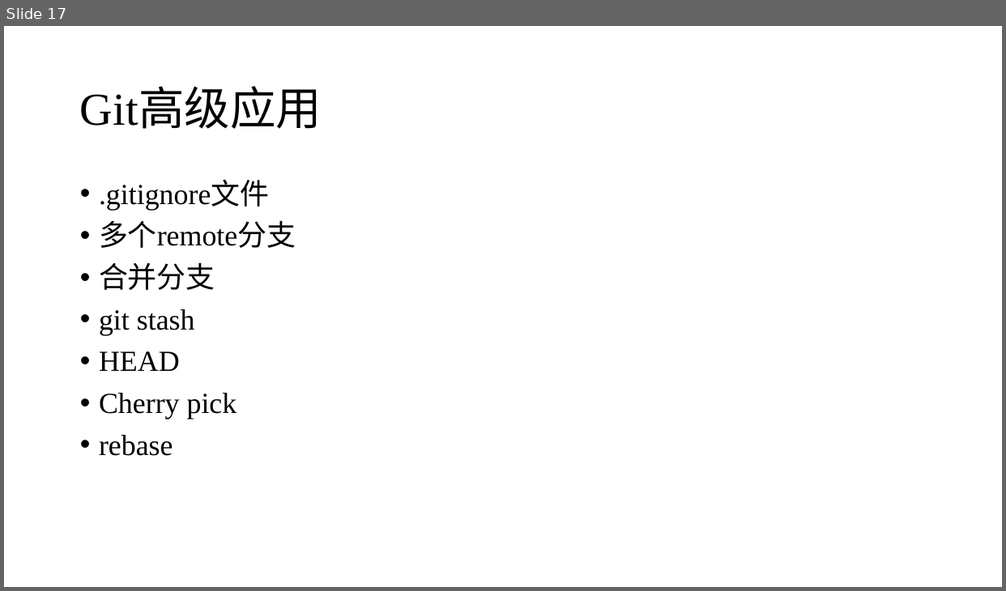
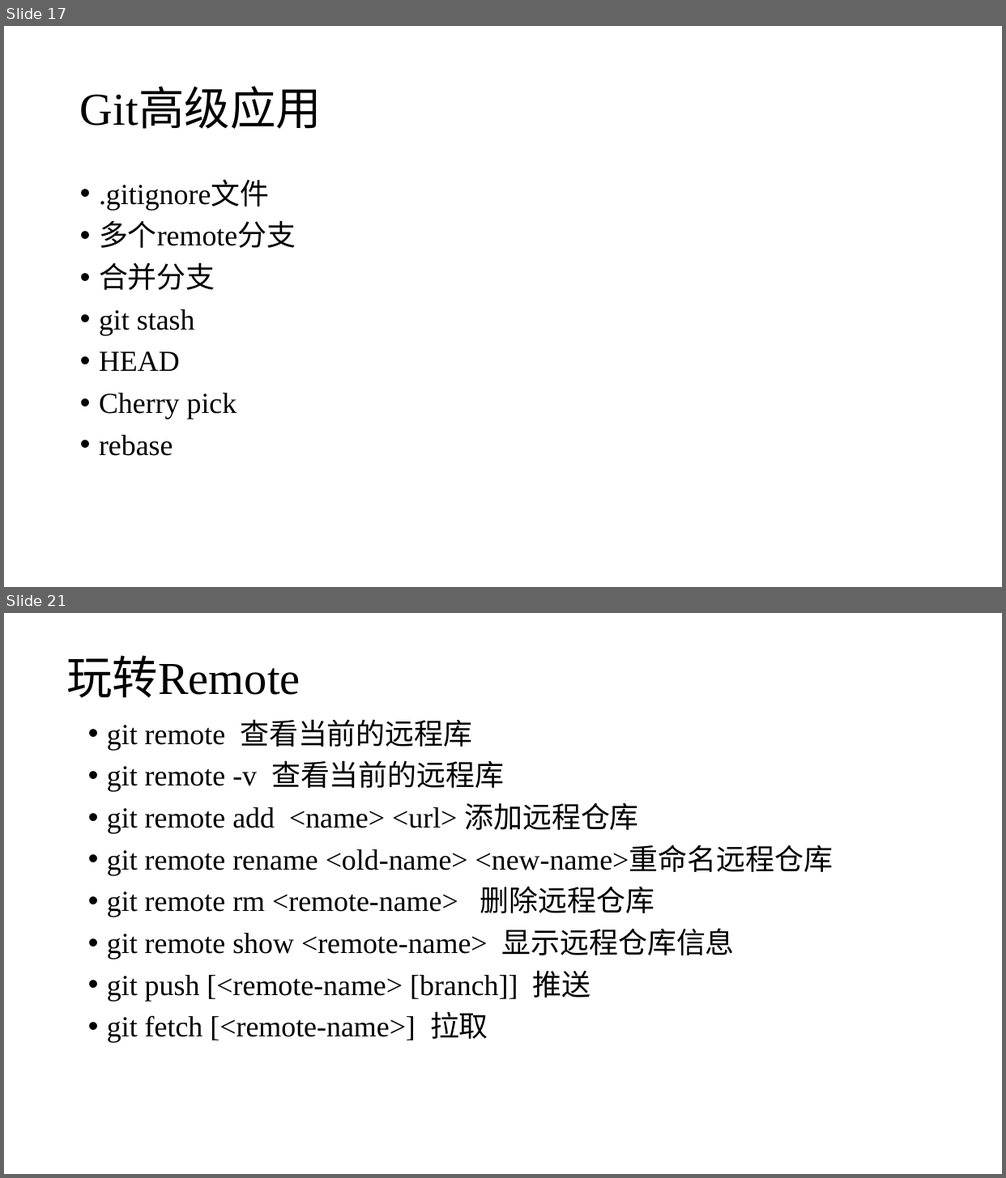
Before and after one commit to seahurt/lecture, a slide deck: using_git.pptx. Shown one above the other, each under a label of ours: slide 17 before the commit, slides 17 and 21 after it; the slides between them are not shown. The pictures are 1006x591 and 1006x1178 pixels, drawn with LibreOffice and Linux fonts; fonts in the diff are those of the drawing. Boxes give left, top, right and bottom in pixels: in the first picture for what was removed or moved away, otherwise in the second. Text is boxed around its words. In the diff, an @@ line names an element or a change of style, - is before the commit and + after.

```diff
--- a/using_git.pptx
+++ b/using_git.pptx
@@ slide 21 added at [4,613,1002,1174], background #FFFFFF @@
@@ title added at [66,655,300,698], 44 pt, text #000000 @@
+玩转Remote
@@ text added at [107,719,833,1043], 28 pt, text #000000 @@
+• git remote 查看当前的远程库
+• git remote -v 查看当前的远程库
+• git remote add <name> <url> 添加远程仓库
+• git remote rename <old-name> <new-name>重命名远程仓库
+• git remote rm <remote-name> 删除远程仓库
+• git remote show <remote-name> 显示远程仓库信息
+• git push [<remote-name> [branch]] 推送
+• git fetch [<remote-name>] 拉取
```
Also in this commit, not shown: 5 slides changed, 14 other slides added, 9 slides removed.
